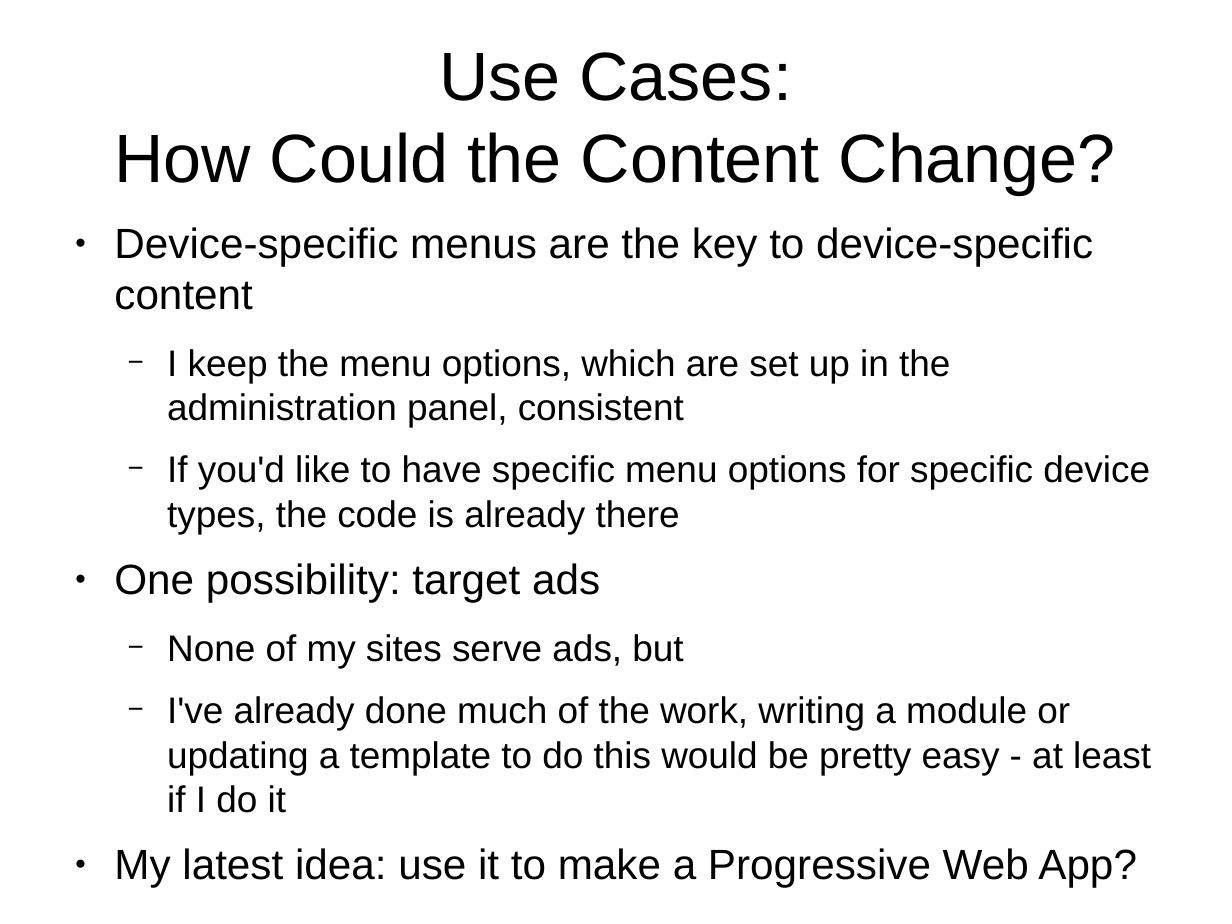
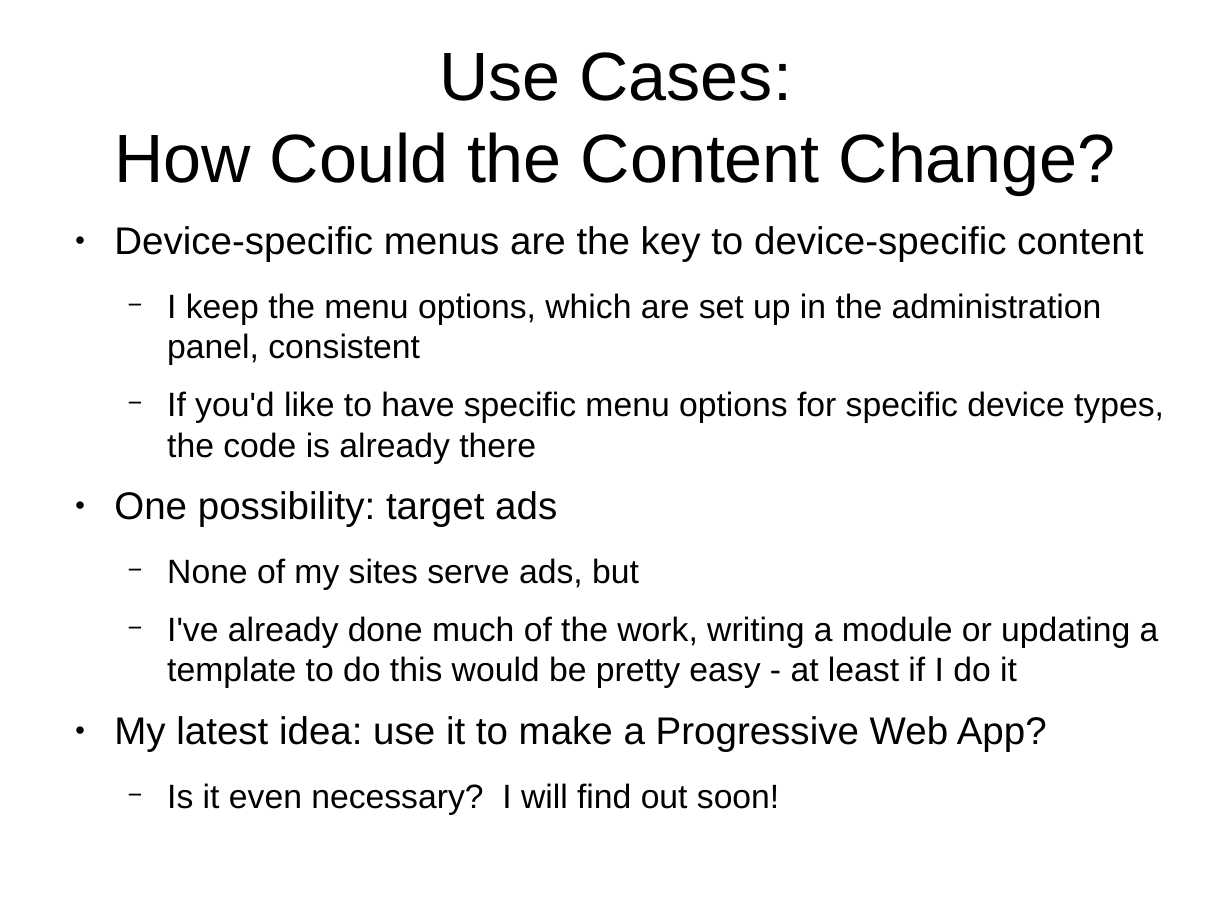
Before and after one commit to tomwhartung/jmws_accoutrements, a slide deck: slide 12 of presentations/2016_07-Drupal/9-slides.odp. Drawn at 1232x924 pixels with LibreOffice and Linux fonts; fonts in the diff are those of the drawing. Boxes give left, top, right and bottom in pixels: in the first picture for what was removed or moved away, otherwise in the second. Text is boxed around its words. In the diff, an @@ line names an element or a change of style, - is before the commit and + after.

```diff
--- a/presentations/2016_07-Drupal/9-slides.odp
+++ b/presentations/2016_07-Drupal/9-slides.odp
@@ text at <box>114,226,1164,752</box>: paragraph added @@
+  − Is it even necessary? I will find out soon!
@@ text at <box>114,226,1164,752</box>: size 27.2 to 24.8 pt in "Device-specific menus are the key to device-specific ...", "One possibility: target ads", "My latest idea: use it to make ..."; size 23.8 to 21.7 pt in "I keep the menu options, which are ...", "If you'd like to have specific menu ...", "None of my sites serve ads, but", "I've already done much of the work, ..." @@
```
Also in this commit, not shown: 2 other slides changed.
